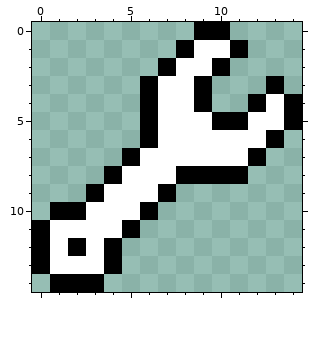
Two versions of one pixel-art sprite, Assets/Tiles/NullTileAndWallPlacer.png. This is how it looked before the edit.
The file is 30x30 pixels, drawn in blocks of 2x2; one block is one cell here.
And afterwards:
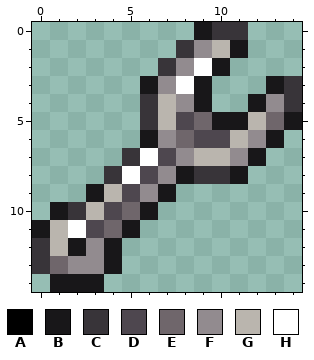
Palette (. is transparent): A #000000  B #181719  C #383439  D #4e474f  E #6f666b  F #928b8f  G #bab5ae  H #ffffff
Edits made:
Changed rows in their new state; - is an unchanged pixel.
first column x 0:
 0 ---------BCC---
 1 --------CFGB---
 2 -------CF-B----
 3 ------BF-B---BC
 4 ------CGFB--BFC
 5 ------CGDEBBGEB
 6 ------BFEDDGFB-
 7 -----C-DFGGFB--
 8 ----C-DFBCCB---
 9 ---BGDFB-------
10 -BCGDEB--------
11 BG-DEB---------
12 CGBFB----------
13 CEFFB----------
14 -BBB-----------
Where, in picture pixels (left, top, right, bottom), the same in both pictures:
changed: (32, 22, 302, 292)
